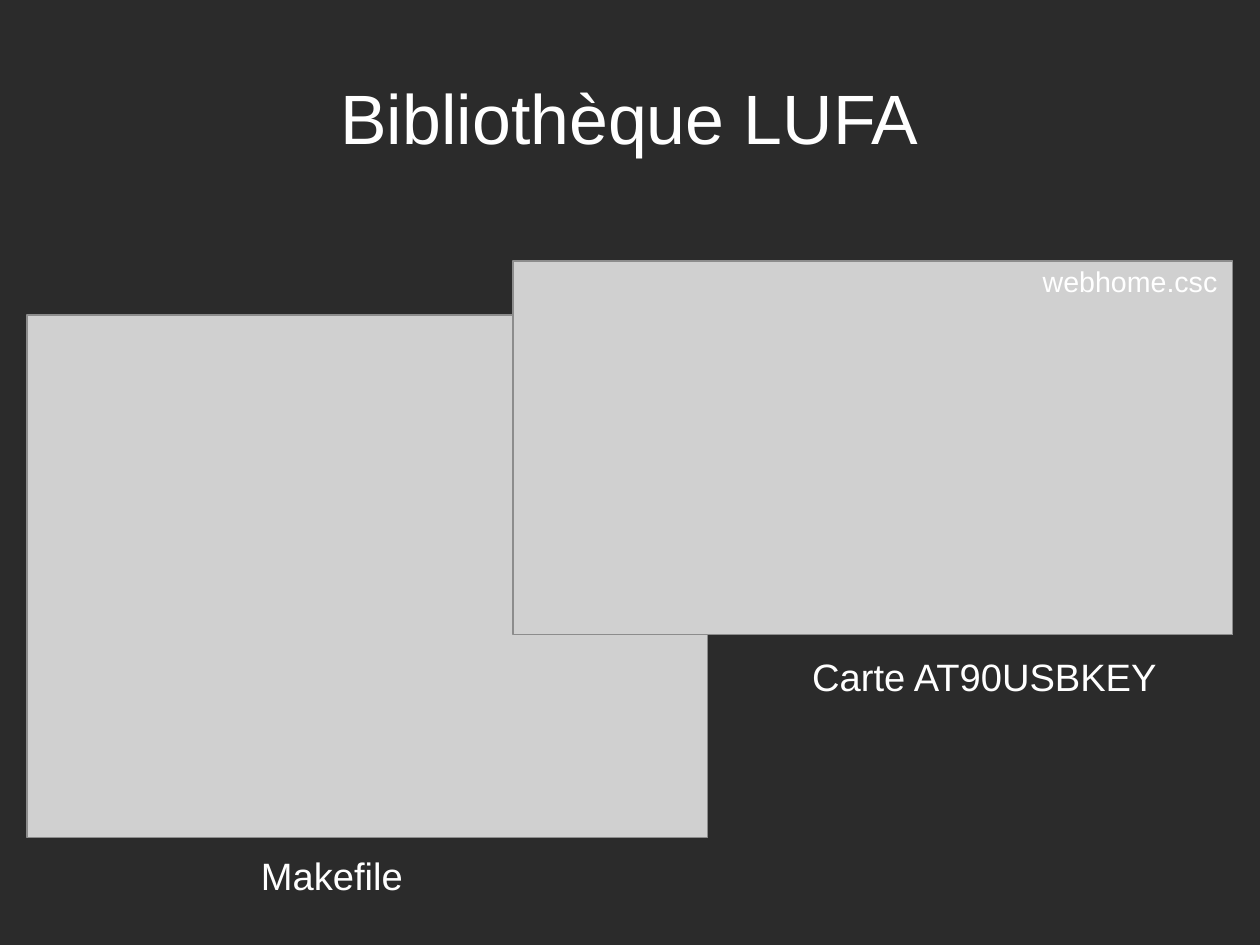
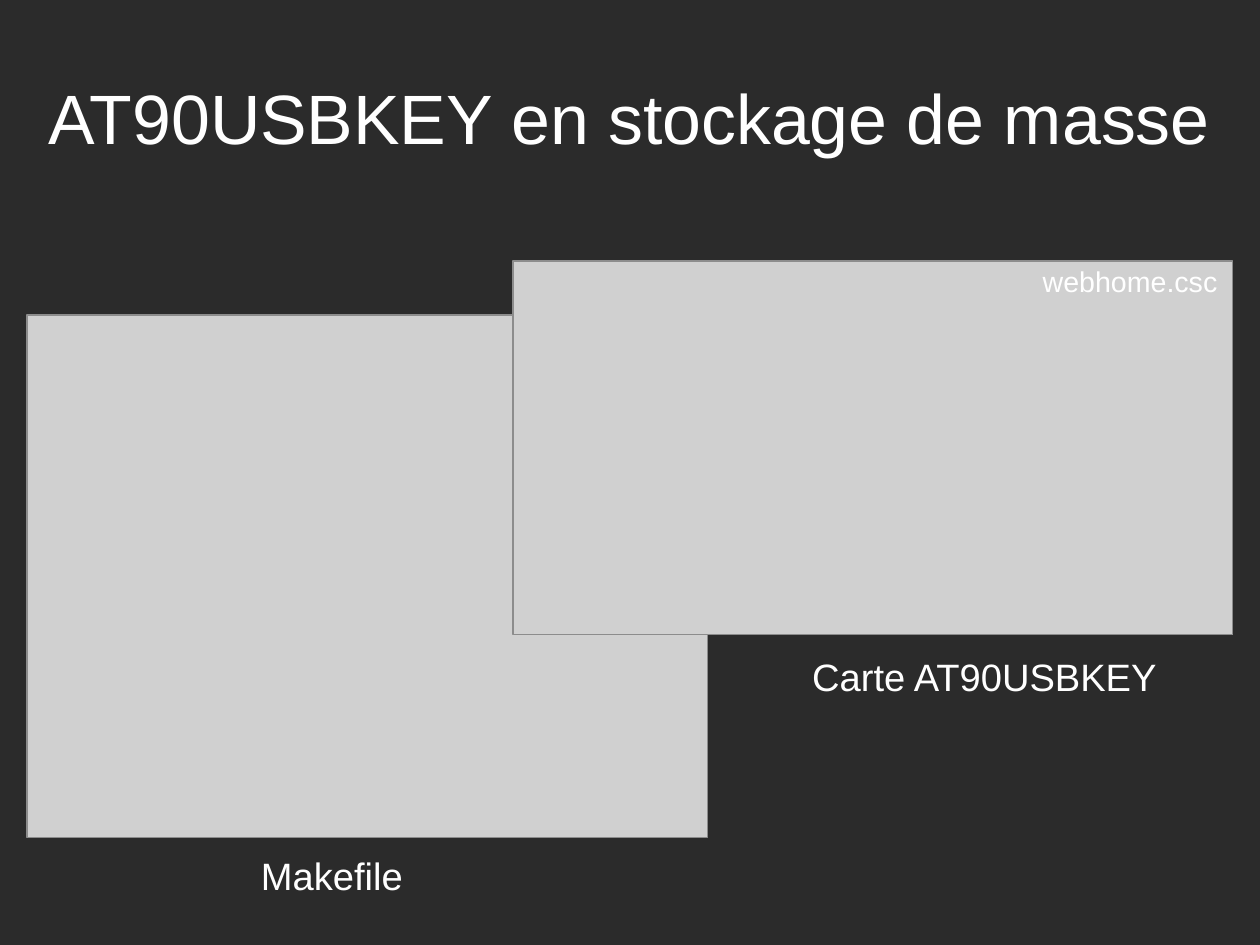
Before and after one commit to rguillomon/IMA3-4_Project, a slide deck: slide 8 of P12(périphUSB).odp (slide 11 before the commit). Drawn at 1260x945 pixels with LibreOffice and Linux fonts; fonts in the diff are those of the drawing; grey boxes stand for pictures; background and template pictures are left out; a plain dark background stands for a picture behind light text. Boxes give left, top, right and bottom in pixels: in the first picture for what was removed or moved away, otherwise in the second. Text is boxed around its words. In the diff, an @@ line names an element or a change of style, - is before the commit and + after.

```diff
--- a/P12(périphUSB).odp
+++ b/P12(périphUSB).odp
@@ title at (48, 93, 1210, 157): text changed @@
-Bibliothèque LUFA
+AT90USBKEY en stockage de masse
```
Also in this commit, not shown: 4 other slides changed, 1 slide added.
